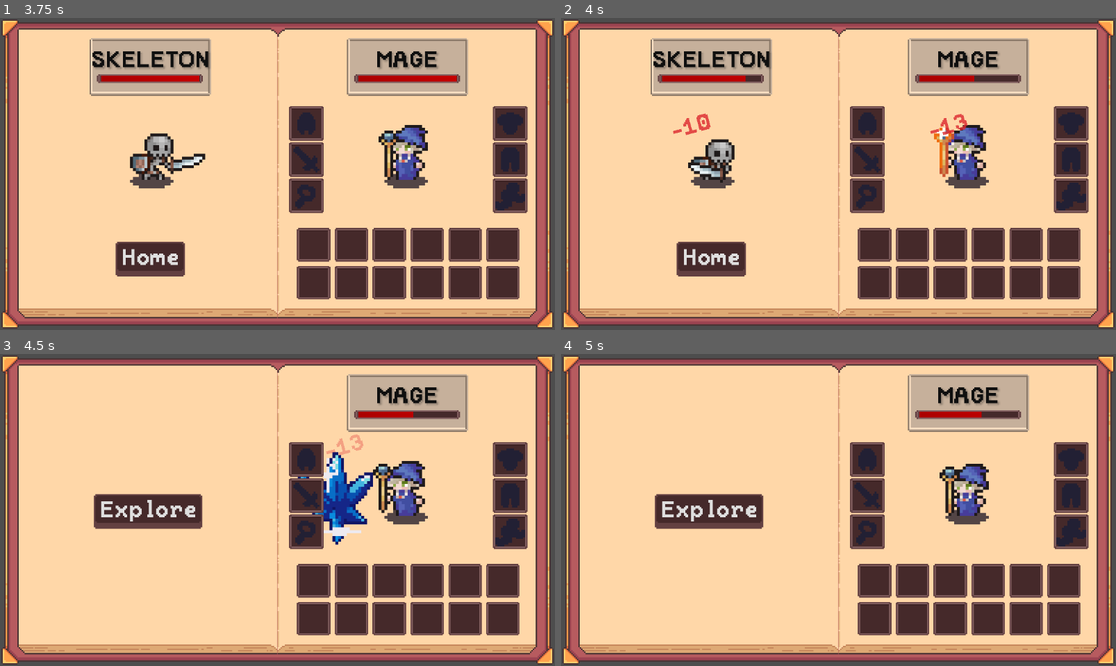
Above: before the commit, frames 1-4 (two rows, left to right).
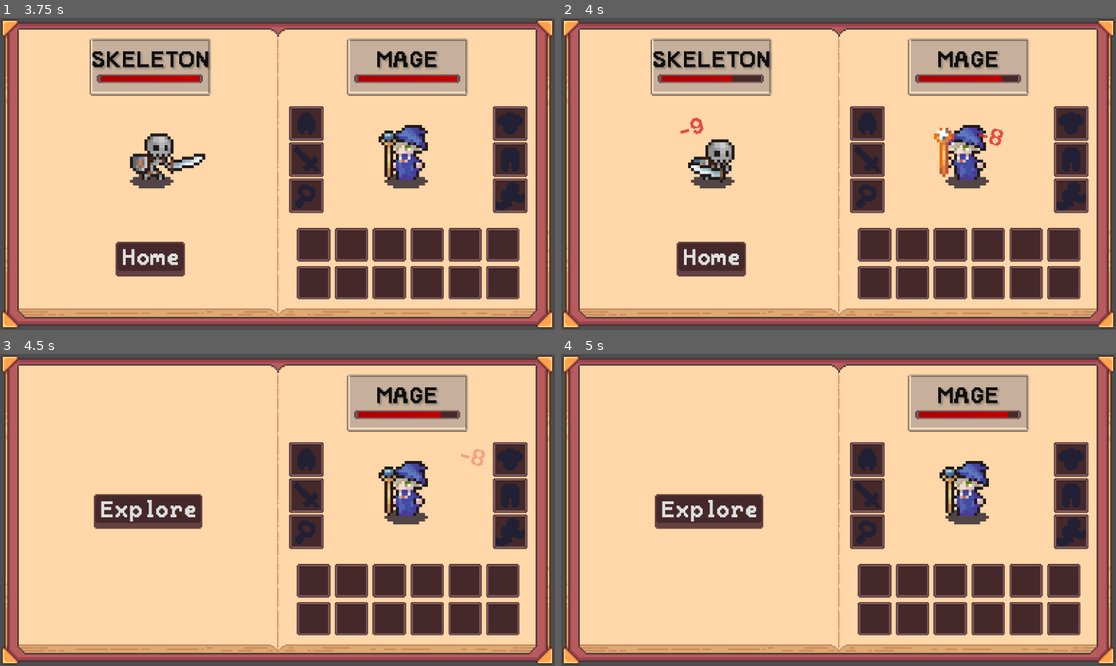
Above: after the commit, the same moments.

Repository: Blortlett/GodotIdle
Game: Godot game, scene res://Scenes/GuiNode.tscn
The game is run twice, just before and just after one commit, with the same random seed, the same clock (stepped at 60 frames per second) and the same inputs.
Inputs:
- Up to frame 1 (3.75 s): click "Explore" at 0.5 s; click "Sunny Meadow" at 1.25 s; click "Home" at 2 s; click "Explore" at 2.75 s; click "Decrepit Graveyard" at 3.5 s
- Up to frame 2 (4 s): no input
- Up to frame 3 (4.5 s): click "Home" at 4.25 s
- Up to frame 4 (5 s): no input

Frame 1 is identical in both runs. In frame 2, 0.6% of the frame differs, in the area x 20-80%, y 18-42%; in frame 3, 2.7%, in the area x 53-88%, y 18-62%; in frame 4, 0.5%.

Commit message:
Balanced some more gameplay. Random fixes

Diff:
--- a/Areas/ExplorableAreas/rBottomlessCanyon.tres
+++ b/Areas/ExplorableAreas/rBottomlessCanyon.tres
@@ -1,12 +1,11 @@
-[gd_resource type="Resource" script_class="ExplorableArea" load_steps=5 format=3 uid="uid://cgdt811iygfxe"]
+[gd_resource type="Resource" script_class="ExplorableArea" load_steps=4 format=3 uid="uid://cgdt811iygfxe"]
 
 [ext_resource type="Script" uid="uid://dhdrxna4ooxij" path="res://Character/scrCharacter.gd" id="1_bcqnn"]
 [ext_resource type="Resource" uid="uid://swafbebokb5g" path="res://Character/Characters/Monsters/rOrc.tres" id="2_q60rp"]
-[ext_resource type="Resource" uid="uid://cthf622hxw7xg" path="res://Character/Characters/Monsters/rWolf.tres" id="3_28omx"]
 [ext_resource type="Script" uid="uid://bpiip7dmpkbh8" path="res://Areas/scrArea.gd" id="4_qhx4j"]
 
 [resource]
 script = ExtResource("4_qhx4j")
 Name = "Botomless Canyon"
-SpawnableEnemies = Array[ExtResource("1_bcqnn")]([ExtResource("2_q60rp"), ExtResource("3_28omx")])
+SpawnableEnemies = Array[ExtResource("1_bcqnn")]([ExtResource("2_q60rp")])
 metadata/_custom_type_script = "uid://bpiip7dmpkbh8"
--- a/Character/Characters/Monsters/rOrc.tres
+++ b/Character/Characters/Monsters/rOrc.tres
@@ -10,11 +10,11 @@
 mPlayerType = 0
 Alliance = 1
 Sprite = ExtResource("1_4q431")
-Health = 150.0
-Damage = 19.0
-MagicDamage = 0.0
-Defense = 8.0
-MagicDefense = 0.0
-AttackSpeed = 1.1
+Health = 70.0
+Damage = 12.0
+MagicDamage = 4.0
+Defense = 6.0
+MagicDefense = 2.0
+AttackSpeed = 1.5
 mLootTable = ExtResource("1_ak8jf")
 metadata/_custom_type_script = "uid://dhdrxna4ooxij"
--- a/Character/Characters/Monsters/rSkeleton.tres
+++ b/Character/Characters/Monsters/rSkeleton.tres
@@ -10,11 +10,11 @@
 mPlayerType = 0
 Alliance = 1
 Sprite = ExtResource("1_hj4dg")
-Health = 80.0
-Damage = 12.0
-MagicDamage = 4.0
+Health = 40.0
+Damage = 3.0
+MagicDamage = 9.0
 Defense = 2.0
-MagicDefense = 3.0
+MagicDefense = 4.0
 AttackSpeed = 1.4
 mLootTable = ExtResource("1_ue78r")
 metadata/_custom_type_script = "uid://dhdrxna4ooxij"
--- a/Character/Characters/Monsters/rWolf.tres
+++ b/Character/Characters/Monsters/rWolf.tres
@@ -10,11 +10,11 @@
 mPlayerType = 0
 Alliance = 1
 Sprite = ExtResource("2_fkpck")
-Health = 180.0
-Damage = 10.0
-MagicDamage = 7.0
-Defense = 3.0
+Health = 40.0
+Damage = 9.0
+MagicDamage = 3.0
+Defense = 4.0
 MagicDefense = 2.0
-AttackSpeed = 0.9
+AttackSpeed = 1.2
 mLootTable = ExtResource("1_nocrd")
 metadata/_custom_type_script = "uid://dhdrxna4ooxij"
--- a/Character/UI/scrCharacterDisplayUI.gd
+++ b/Character/UI/scrCharacterDisplayUI.gd
@@ -50,6 +50,9 @@
 	if (DisplaySprite.animation != "Die"):
 		DisplaySprite.play("Idle");
 
+func OnPlayerArriveHome():
+	DisplaySprite.play("Idle");
+
 func OnEnemyRespawn():
 	DisplaySprite.sprite_frames = mCharacterRegister.mActiveEnemyCharacter.Sprite;
 	CreatureNameDisplay.text = mCharacterRegister.mActiveEnemyCharacter.Name;
--- a/Inventory/Items/Consumables/Apple.tres
+++ b/Inventory/Items/Consumables/Apple.tres
@@ -14,5 +14,5 @@
 MagicDamageModifier = 0.0
 DefenseModifier = 0.0
 MagicDefenseModifier = 0.0
-HealAmount = 5.0
+HealAmount = 16.0
 metadata/_custom_type_script = "uid://c7op3b5r7t54q"
--- a/Inventory/Scripts/scrInventoryActions.gd
+++ b/Inventory/Scripts/scrInventoryActions.gd
@@ -48,7 +48,7 @@
 	mIsHoveringInv = false;
 
 # Left Mouse click/release input here
-func _unhandled_input(event: InputEvent):
+func _input(event: InputEvent): # would be nice to change back to _unhandled_input
 	# LeftMouse release
 	if event is InputEventMouseButton and event.button_index == MOUSE_BUTTON_LEFT:
 		if event.is_pressed():
--- a/Scripts/Managers/GameManager/scrGameManager.gd
+++ b/Scripts/Managers/GameManager/scrGameManager.gd
@@ -34,6 +34,7 @@
 # Simplified state implementations
 class HomeState extends GameState:
 	@onready var mCombatManager: CombatManager = get_tree().get_root().get_node("Node/CombatManager")
+	@onready var mDisplayController: CharacterDisplayController = get_tree().get_root().get_node("Node/GameUI/CharacterDisplayController")
 	func _init(manager: GameStateManager):
 		super(manager)
 		state_type = StateType.HOME
@@ -42,6 +43,7 @@
 		print("Entered Home State")
 		# UI is handled by signal system
 		mCombatManager.IsHome = true;
+		mDisplayController.PlayerDisplay.OnPlayerArriveHome()
 
 	func ExitState() -> void:
 		print("Exited Home State")
--- a/UI/DamageNumbers/DamageNumberBehavior.gd
+++ b/UI/DamageNumbers/DamageNumberBehavior.gd
@@ -9,7 +9,7 @@
 
 func _ready() -> void:
 	mVelocity = mMaxSpeed;
-	if randi_range(0,2) == 0:
+	if randi_range(0,1) == 0:
 		mIsMovingRight = true;
 		mVelocity.x *= -1;
 		rotation_degrees = 15
